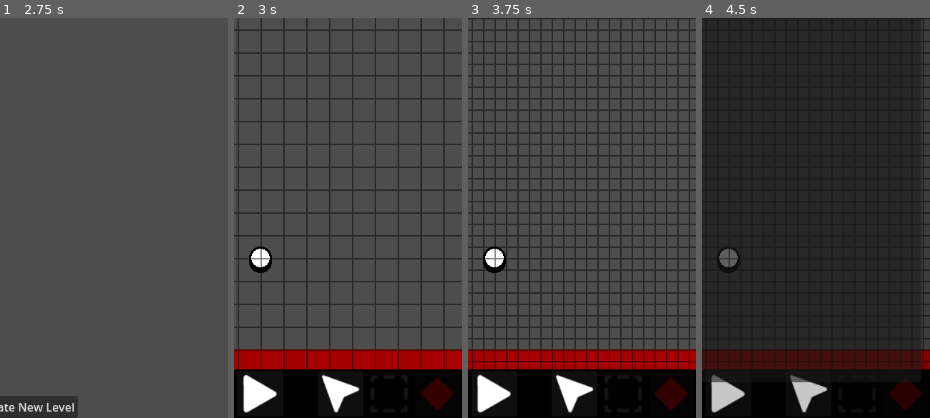
Above: before the commit, frames 1-4 (left to right).
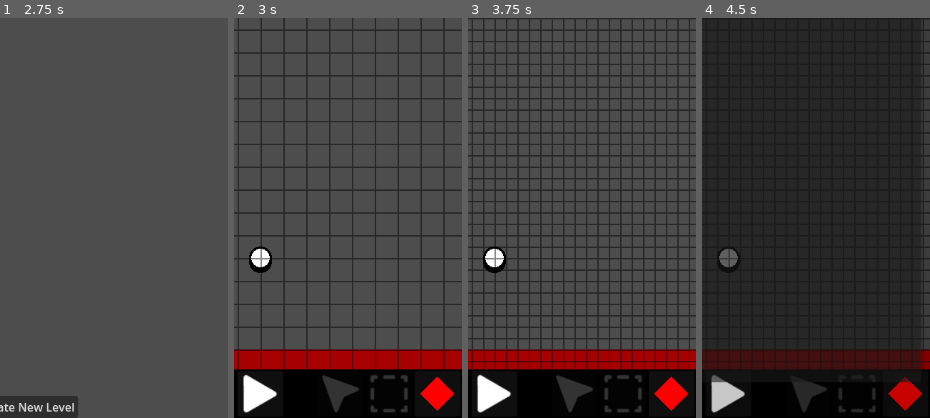
Above: after the commit, the same moments.

Repository: SelfMadeSystem/UniGolf
Game: Godot game, scene res://scenes/MainMenu.tscn
The game is run twice, just before and just after one commit, with the same random seed, the same clock (stepped at 60 frames per second) and the same inputs.
Inputs (mouse positions are % of the whole screen's width and height, from its top left):
- Up to frame 1 (2.75 s): click "Cwicc to pway ^w^" at 0.5 s; click "x" at 1.25 s; click "Cwicc to opwen editow~ OwO" at 2 s
- Up to frame 2 (3 s): click "Create New Level" at 2.75 s
- Up to frame 3 (3.75 s): click (32, 97) at 3.5 s
- Up to frame 4 (4.5 s): click (97, 97) at 4.25 s
The pictures show only the part of the screen within x 44-94%, y 50-100%; the shares and areas given below are measured in that part.

Frame 1 is identical in both runs. In frame 2, 1.6% of the frame differs, in the area x 38-97%, y 89-99%; in frame 3, 1.6%; in frame 4, 1.4%.

Commit message:
Added multi select

Diff:
--- a/prefabs/editor/node_editor.tscn
+++ b/prefabs/editor/node_editor.tscn
@@ -18,7 +18,6 @@
 [ext_resource type="Texture2D" uid="uid://dm2k4v5xtr54a" path="res://assets/icons/Drag.png" id="10_tnt2h"]
 [ext_resource type="Texture2D" uid="uid://cvvdbxqsntce4" path="res://assets/icons/Select.png" id="11_0yhnq"]
 [ext_resource type="Texture2D" uid="uid://dcdgij4bgejfd" path="res://assets/icons/More.png" id="11_n740k"]
-[ext_resource type="PackedScene" uid="uid://c5en0x4fj2e76" path="res://prefabs/nodes/wall.tscn" id="17_2g3a1"]
 
 [sub_resource type="ShaderMaterial" id="ShaderMaterial_2w5jh"]
 shader = ExtResource("3_813i8")
@@ -123,6 +122,7 @@
 
 [node name="Rotate" type="Control" parent="UI/SelectionBox"]
 unique_name_in_owner = true
+visible = false
 z_index = 9
 layout_mode = 1
 anchors_preset = 1
@@ -279,7 +279,6 @@
 custom_minimum_size = Vector2(64, 64)
 layout_mode = 2
 mouse_default_cursor_shape = 2
-disabled = true
 icon = ExtResource("11_0yhnq")
 icon_alignment = 1
 expand_icon = true
@@ -291,10 +290,6 @@
 layout_mode = 2
 size_flags_vertical = 0
 mouse_default_cursor_shape = 2
-
-[node name="Wall" parent="UI/Bottom/Right/PlaceButton" instance=ExtResource("17_2g3a1")]
-position = Vector2(8, 8)
-shape_size = Vector2(48, 48)
 
 [node name="ObjectsButton" type="Button" parent="UI/Bottom/Right" groups=["EditorHide"]]
 custom_minimum_size = Vector2(32, 64)
--- a/prefabs/nodes/wall.tscn
+++ b/prefabs/nodes/wall.tscn
@@ -5,7 +5,7 @@
 [sub_resource type="ConvexPolygonShape2D" id="ConvexPolygonShape2D_2g8q7"]
 points = PackedVector2Array(32, 0, 64, 32, 32, 64, 0, 32)
 
-[node name="Wall" type="StaticBody2D"]
+[node name="Wall" type="StaticBody2D" groups=["Persist"]]
 input_pickable = true
 script = ExtResource("1_npt8j")
 shape_shape = 3
--- a/scripts/editor/node_editor.gd
+++ b/scripts/editor/node_editor.gd
@@ -19,7 +19,7 @@
 	grid_size = size
 	($Grid.material as ShaderMaterial).set_shader_parameter("cell_size", size)
 
-var editing_node: EditableNode # TODO: Make this an array of "selected_nodes"
+var selected_nodes: Array[EditableNode] = []
 var menu_edit_attributes: Array[EditableNode.EditAttribute] = []
 var visible_edit_attributes: Array[EditableNode.DragEditAttribute] = []
 var draggy_thingies: Array[DraggyThingy] = []
@@ -30,37 +30,50 @@
 	set_grid_size(GRID_BIG)
 	GameInfo.current_scene = preload("res://scenes/BlankPlaytest.tscn")
 	GameInfo.node_editor = self
+	set_current_object(preload("res://prefabs/nodes/wall.tscn"))
 	get_parent().remove_child.call_deferred(self)
 	GameInfo.add_child.call_deferred(self)
 	%Name.text = GameInfo.level_name
 	($Grid.material as ShaderMaterial).set_shader_parameter("offset", grid_offset)
 
 func get_editing_rect() -> Rect2:
-	return Rect2(editing_node.global_position, editing_node.shape_size).grow(4)
-
-func proceed_to_edit_node(node: Node2D):
-	if editing_node:
-#		editing_node.input_event.disconnect(_on_editing_node_input_event)
-		editing_node.tree_exited.disconnect(deyeet)
-	editing_node = node
-	if editing_node:
-#		editing_node.input_event.connect(_on_editing_node_input_event)
-		editing_node.tree_exited.connect(deyeet)
+	var min = Vector2.INF
+	var max = -Vector2.INF
+
+	for node in selected_nodes:
+		min = min.clamp(-Vector2.INF, node.position)
+		max = max.clamp(node.position + node.shape_size, Vector2.INF)
+	return Rect2(min, max - min)
+
+func proceed_to_edit_nodes(nodes: Array[EditableNode], edit = true):
+	for node in selected_nodes:
+#		node.input_event.disconnect(_on_editing_node_input_event)
+		node.tree_exited.disconnect(deyeet)
+	selected_nodes.clear()
+	selected_nodes.append_array(nodes)
+	for node in selected_nodes:
+#		node.input_event.connect(_on_editing_node_input_event)
+		node.tree_exited.connect(deyeet)
 		update_editing_node_attributes()
 	reposition_elements()
-	mouse_pos = null
-
-
-	%SelectionBox.selected_nodes.clear()
-	%SelectionBox.selected_nodes.append(editing_node)
-	%SelectionBox.activate()
+	mouse_pos = Vector2.INF
+
+	if edit:
+		%SelectionBox.activate()
 
 func update_editing_node_attributes():
-	menu_edit_attributes = editing_node.get_menu_edit_attributes()
-	visible_edit_attributes = editing_node.get_visible_edit_attributes()
 	for thing in draggy_thingies:
 		thing.queue_free()
-	draggy_thingies = []
+	draggy_thingies.clear()
+	menu_edit_attributes.clear()
+	visible_edit_attributes.clear()
+
+	if selected_nodes.size() > 1:
+		return
+
+	for node in selected_nodes:
+		menu_edit_attributes.append_array(node.get_menu_edit_attributes())
+		visible_edit_attributes.append_array(node.get_visible_edit_attributes())
 	for attr in visible_edit_attributes:
 		var thing = preload("res://prefabs/editor/draggy_thingy.tscn").instantiate()
 		thing.attr = attr
@@ -72,7 +85,7 @@
 		thing.reposition()
 
 func deyeet():
-	editing_node = null
+	proceed_to_edit_nodes([])
 	button_pressed = ButtonEnum.NONE
 	vanish_elements()
 
@@ -88,10 +101,10 @@
 	($Line.material as ShaderMaterial).set_shader_parameter("end", rect.end);
 
 func reposition_elements():
-	if !editing_node:
+	if selected_nodes.size() == 0:
 		vanish_elements()
 		return
-	var rect = get_editing_rect()
+	var rect = get_editing_rect().grow(4)
 	var min = Vector2.ONE * 48
 	var max = get_viewport_rect().size - min - Vector2.DOWN * 64
 
@@ -99,7 +112,7 @@
 	var end = rect.end.clamp(min, max)
 	%SelectionBox.position = pos
 	%SelectionBox.size = end - pos
-	%Rotate.visible = editing_node.get("flipped") != null
+	# %Rotate.visible = editing_node.get("flipped") != null # TODO: Replace me
 	set_line(rect)
 	reposition_draggy_thingies()
 
@@ -108,7 +121,6 @@
 		thing.queue_free()
 	draggy_thingies = []
 	%SelectionBox.position = Vector2.ONE * 69420
-	%SelectionBox.selected_nodes.clear()
 	$Line.points = []
 
 enum ActionEnum { DRAG, SELECT, PLACE }
@@ -142,43 +154,60 @@
 					button_pressed = ButtonEnum.RESIZE
 					set_mouse_pos(get_viewport().get_mouse_position())
 					return true
-				ButtonEnum.ROTATE:
-					if editing_node.get("flipped") == null:
-						return false
-					editing_node.flipped = (editing_node.flipped + 1) % 4
+				ButtonEnum.ROTATE: # TODO: Replace me
+					# if editing_node.get("flipped") == null:
+					#	return false
+					# editing_node.flipped = (editing_node.flipped + 1) % 4
 					return true
 				ButtonEnum.TRASH:
-					editing_node.queue_free()
-					editing_node = null
+					for node in selected_nodes:
+						node.queue_free()
+					proceed_to_edit_nodes([])
 					vanish_elements()
 					return true
 				ButtonEnum.COPY:
-					var clone = editing_node.duplicate()
-					editing_node.add_sibling(clone)
-					proceed_to_edit_node(clone)
+					var clones: Array[EditableNode] = []
+					for node in selected_nodes:
+						var clone = node.duplicate()
+						node.add_sibling(clone)
+						clones.append(clone)
+					proceed_to_edit_nodes(clones)
 					return true
 	return false
 
 func _on_selection_input(event: InputEvent):
-	var mpos = get_viewport().get_mouse_position()
-	if event is InputEventMouseButton:
-		if event.button_index == 1 && event.pressed:
-			set_mouse_pos(mpos)
-			return true
-	elif event is InputEventMouseMotion:
+	if event is InputEventMouseMotion:
 		if event.button_mask & MOUSE_BUTTON_MASK_LEFT == 0:
 			return false
-		if editing_node == null:
+		if selected_nodes.size() == 0:
 			return false
-		if mouse_pos == null:
+		var mpos = get_viewport().get_mouse_position()
+		if mouse_pos == Vector2.INF:
 			set_mouse_pos(mpos)
 		var diff = mpos - mouse_pos
 		var p = og_pos + diff
-		editing_node.position = ((p + grid_offset) / grid_size).round() * grid_size - grid_offset
+
+		var top_left = get_editing_rect().position
+
+		var new_pos = ((p + grid_offset) / grid_size).round() * grid_size - grid_offset
+
+		var pos_diff = new_pos - top_left
+
+		for node in selected_nodes:
+			node.position += pos_diff
+
 		reposition_elements()
 		return true
 
-var mouse_pos = Vector2.ZERO
+
+func handle_object_input(object: EditableNode, event: InputEvent):
+	if GameInfo.editing && current_action == ActionEnum.DRAG && event is InputEventMouseButton:
+		if event.button_index == 1 && event.pressed:
+			if object.get_parent() is Control:
+				return
+			proceed_to_edit_nodes([object])
+
+var mouse_pos = Vector2.INF
 var og_size = Vector2.ZERO
 var og_pos = Vector2.ZERO
 
@@ -187,19 +216,41 @@
 
 func set_mouse_pos(pos: Vector2):
 	mouse_pos = pos
-	og_size = editing_node.shape_size
-	og_pos = editing_node.position
-
-func _unhandled_input(event): # TODO: hopefully only use this to deselect, multi-select and place
+	var og_rect = get_editing_rect()
+	og_size = og_rect.size
+	og_pos = og_rect.position
+
+func _input(event):
 	if event is InputEventMouseButton:
 		if !event.pressed:
 			button_pressed = ButtonEnum.NONE
 			dragging = false
+			mouse_pos = Vector2.INF
 			match current_action:
 				ActionEnum.SELECT:
+					if selected_nodes.size() > 0:
+						return
 					$Line.points = []
-		elif button_pressed == ButtonEnum.NONE:
-			proceed_to_edit_node(null)
+					var a = drag_start
+					var b = event.position
+					var mi = Vector2(min(a.x, b.x), min(a.y, b.y))
+					var ma = Vector2(max(a.x, b.x), max(a.y, b.y))
+					var rect = Rect2(mi, ma - mi)
+
+					var persist_nodes = get_tree().get_nodes_in_group("Persist")
+
+					var nodes: Array[EditableNode] = []
+
+					for node in persist_nodes:
+						if node.within_rect(rect):
+							nodes.append(node)
+
+					proceed_to_edit_nodes(nodes, false)
+
+func _unhandled_input(event): # TODO: hopefully only use this to deselect, multi-select and place
+	if event is InputEventMouseButton:
+		if event.pressed && button_pressed == ButtonEnum.NONE:
+			proceed_to_edit_nodes([])
 			if !GameInfo.editing:
 				return
 			match current_action:
@@ -208,7 +259,7 @@
 					node.shape_size = Vector2(64, 64)
 					node.position = event.position
 					get_tree().current_scene.add_child(node)
-					proceed_to_edit_node(node)
+					proceed_to_edit_nodes([node])
 					set_mouse_pos(event.position)
 				ActionEnum.SELECT:
 					drag_start = event.position
@@ -223,19 +274,27 @@
 			return
 		if button_pressed == ButtonEnum.NONE:
 			return
-		if editing_node == null:
+		if selected_nodes.size() == 0:
 			return
-		if mouse_pos == null:
+		if mouse_pos == Vector2.INF:
 			set_mouse_pos(event.position)
 		var diff = event.position - mouse_pos
 		match button_pressed:
 			ButtonEnum.RESIZE:
+				var rect = get_editing_rect()
 				var p = og_size + diff
-				var a = editing_node.position.posmodv(grid_size)
+				var a = rect.position.posmodv(grid_size)
 				p = ((p + grid_offset + a) / grid_size).round() * grid_size - grid_offset - a
 				p = p.clamp(MIN_SIZE, MAX_SIZE)
-				editing_node.shape_size = p
-				editing_node.var_updated()
+
+				var size_ratio = p / rect.size
+				for node in selected_nodes:
+					node.shape_size *= size_ratio
+					var pos = node.position
+					pos -= rect.position
+					pos *= size_ratio
+					node.position = pos + rect.position
+					node.var_updated()
 				reposition_elements()
 			ButtonEnum.NODE:
 				push_error("This shouldn't happen!!! (ButtonEnum.NODE)")
@@ -303,6 +362,17 @@
 func _on_place_button_pressed():
 	set_action(ActionEnum.PLACE)
 
+func set_current_object(a):
+	for child in %PlaceButton.get_children():
+		child.queue_free()
+	var b = a.instantiate()
+	b.remove_from_group("Persist")
+	b.shape_size = Vector2(48, 48)
+	b.position = Vector2(8, 8)
+	%PlaceButton.add_child(b)
+	current_object = a
+	set_action(ActionEnum.PLACE)
+
 func _on_objects_button_pressed():
 	var selectScene = preload("res://prefabs/editor/object_select.tscn")
 	var select = selectScene.instantiate()
@@ -311,15 +381,7 @@
 		"prefab": preload("res://prefabs/nodes/wall.tscn"),
 		"name": "Wall"
 	})
-	select.selected.connect(func(a):
-		%PlaceButton.get_child(0).queue_free()
-		var b = a.instantiate()
-		b.shape_size = Vector2(48, 48)
-		b.position = Vector2(8, 8)
-		%PlaceButton.add_child(b)
-		current_object = a
-		set_action(ActionEnum.PLACE)
-	)
+	select.selected.connect(set_current_object)
 
 
 func _on_leave_button_pressed():
--- a/scripts/editor/selection_box.gd
+++ b/scripts/editor/selection_box.gd
@@ -1,6 +1,4 @@
 extends Control
-
-var selected_nodes: Array[EditableNode] = [] # TODO: Replace this with GameInfo.node_editor.selected_nodes when it exists
 
 var active = false
 
@@ -12,18 +10,22 @@
 	active = false
 	$DraggyThingies.visible = true
 
-func _has_point(point): # TODO: Figure out how to solve conflict between this and draggy thingy
+func _has_point(point):
 	return active || Rect2(Vector2(), size).has_point(get_local_mouse_position())
 #	var global_point = point + global_position
-#	for node in selected_nodes:
+#	for node in GameInfo.node_editor.selected_nodes:
 #		if node.contains_point(node.to_local(global_point)):
 #			return true
 #	return false
 
 func _input(event):
+	if !GameInfo.editing:
+		deactivate()
+		return
 	if event is InputEventMouseButton:
 		if !event.pressed:
 			deactivate()
+			return
 	if active && GameInfo.node_editor._on_selection_input(event):
 		accept_event()
 
@@ -32,3 +34,4 @@
 		if event is InputEventMouseButton:
 			if event.pressed:
 				activate()
+				accept_event()
--- a/scripts/game_info.gd
+++ b/scripts/game_info.gd
@@ -86,12 +86,6 @@
 		LevelSaver.deserialize_level(current_level)
 	a.call_deferred()
 
-func handle_object_input(object: Node, event: InputEvent):
-	if GameInfo.editing && event is InputEventMouseButton:
-		if event.button_index == 1 && event.pressed:
-			node_editor.proceed_to_edit_node(object)
-
-
 func to_main_menu():
 	get_tree().change_scene_to_packed(preload("res://scenes/MainMenu.tscn"))
 	for child in get_children():
--- a/scripts/nodes/editable_node.gd
+++ b/scripts/nodes/editable_node.gd
@@ -131,3 +131,7 @@
 # Returns true if this node contains a point. The point is relative
 func contains_point(point: Vector2):
 	return false
+
+# Returns true if this node is within a rect. The rect is absolute
+func within_rect(rect: Rect2):
+	return rect.has_point(global_position)
--- a/scripts/nodes/shaped_node.gd
+++ b/scripts/nodes/shaped_node.gd
@@ -165,6 +165,9 @@
 	var shape = get_shape()
 	return Geometry2D.is_point_in_polygon(point, shape)
 
+func within_rect(rect: Rect2):
+	return rect.has_point(global_position + shape_size / 2)
+
 func _ready():
 	update_hitbox()
 	hitbox.visible = false
@@ -173,7 +176,7 @@
 
 func _input_event(_viewport: Node, event: InputEvent, _shape_idx: int):
 	if hitbox.visible:
-		GameInfo.handle_object_input(self, event)
+		GameInfo.node_editor.handle_object_input(self, event)
 
 
 func _on_mouse_entered():
--- a/scripts/wall.gd
+++ b/scripts/wall.gd
@@ -34,4 +34,5 @@
 
 
 func _on_input_event(_viewport: Node, event: InputEvent, _shape_idx: int):
-	GameInfo.handle_object_input(self, event)
+	pass
+#	GameInfo.handle_object_input(self, event)
Not shown: 1 places in prefabs/editor/node_editor.tscn that only renumber resources
